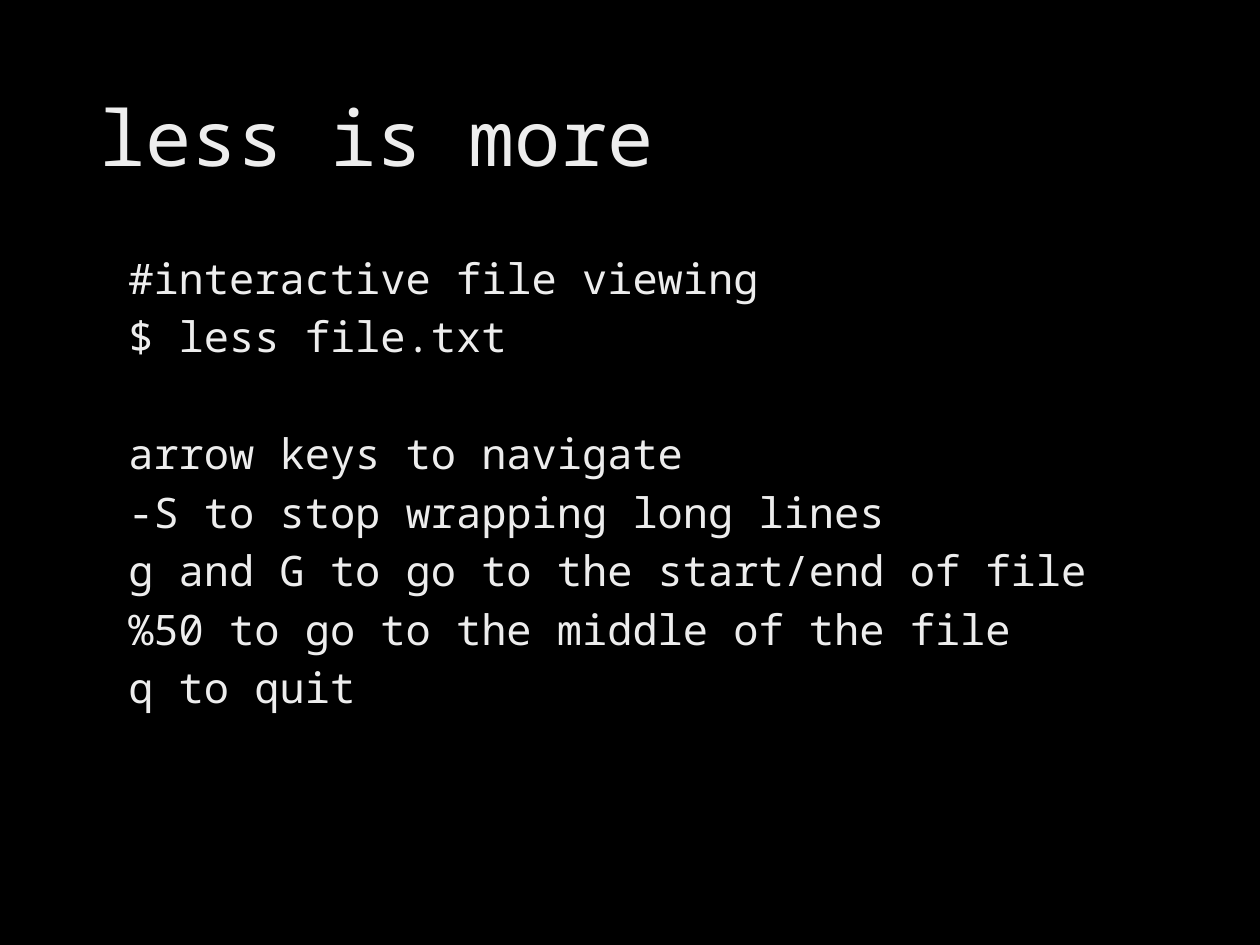
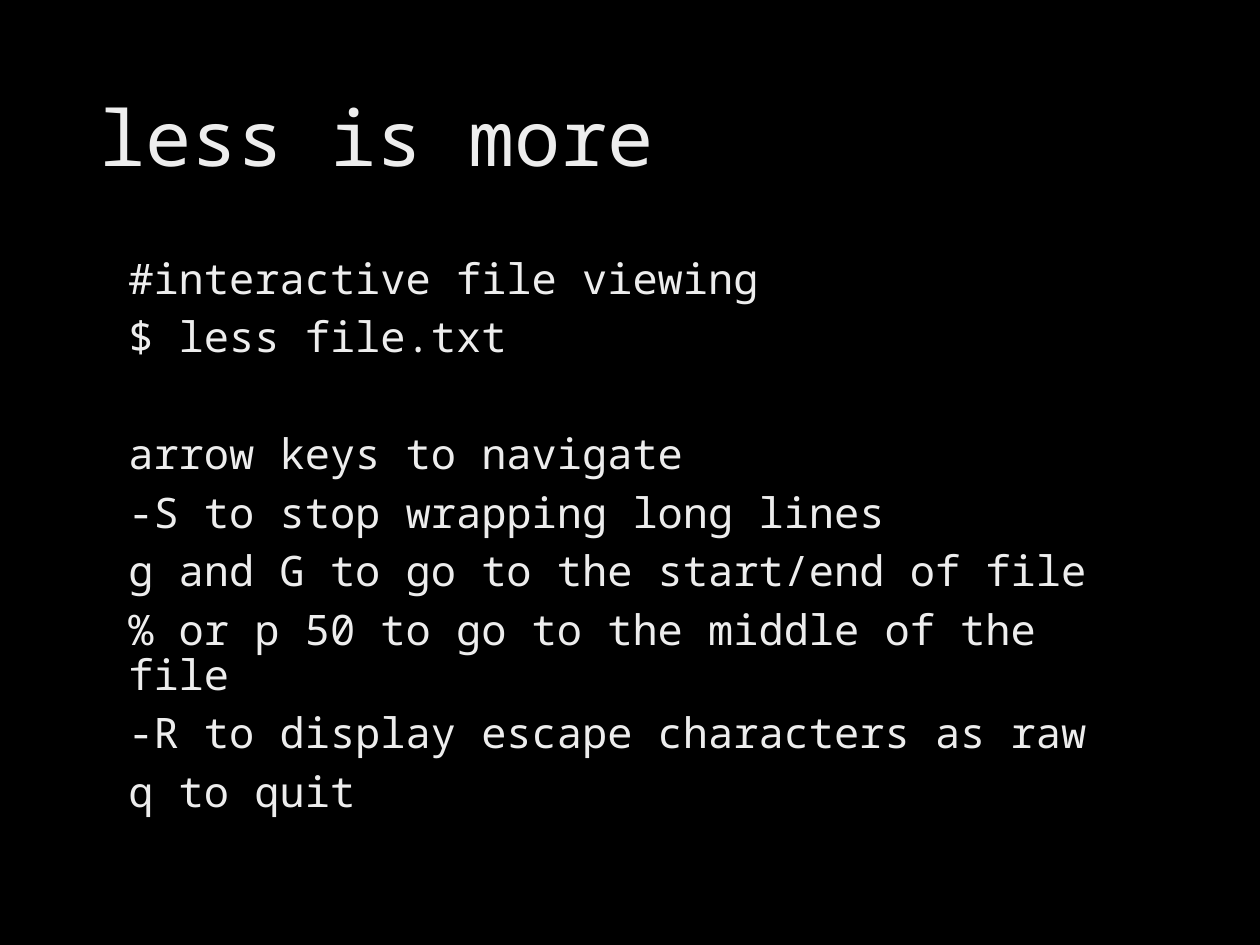
Before and after one commit to brevans/MPS_Workshop, a slide deck: slide 27 of presentations/Modern Computing.pptx (slide 25 before the commit). Drawn at 1260x945 pixels with LibreOffice and Linux fonts; fonts in the diff are those of the drawing; background and template pictures are left out. Boxes give left, top, right and bottom in pixels: in the first picture for what was removed or moved away, otherwise in the second. Text is boxed around its words. In the diff, an @@ line names an element or a change of style, - is before the commit and + after.

```diff
--- a/presentations/Modern Computing.pptx
+++ b/presentations/Modern Computing.pptx
@@ text at [128, 613, 1087, 759]: text changed @@
-%50 to go to the middle of the file
+% or p 50 to go to the middle of the file
+-R to display escape characters as raw
```
Also in this commit, not shown: 1 other slide changed, 2 slides added, 2 other files.
